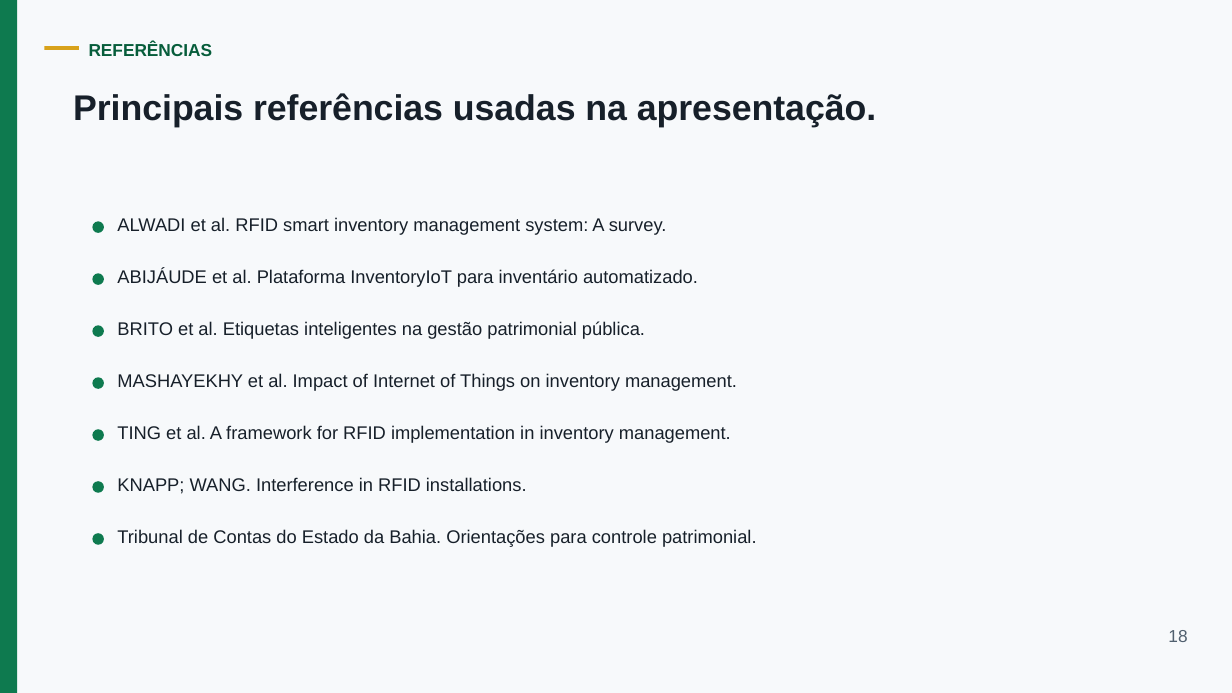
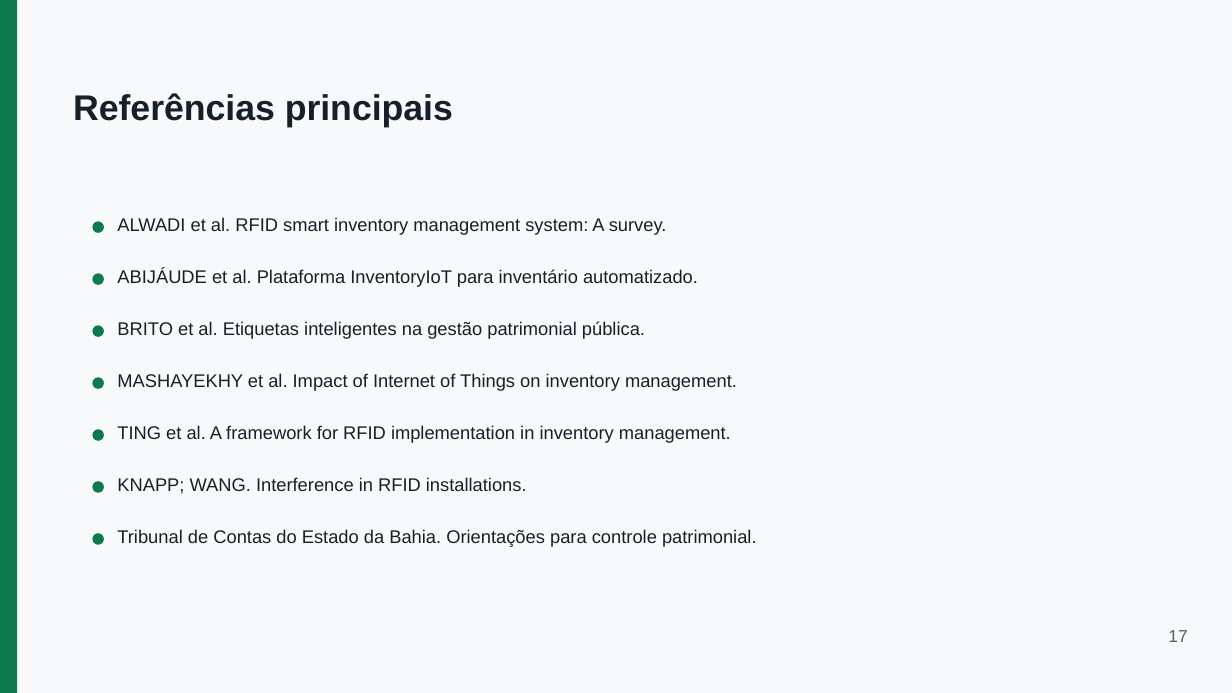
Before and after one commit to EzekLobo/InventoryRFID, a slide deck: slide 17 of docs/tcc/apresentacao-inventoryrfid-15min.pptx (slide 18 before the commit). Drawn at 1232x693 pixels with LibreOffice and Linux fonts; fonts in the diff are those of the drawing. Boxes give left, top, right and bottom in pixels: in the first picture for what was removed or moved away, otherwise in the second. Text is boxed around its words. In the diff, an @@ line names an element or a change of style, - is before the commit and + after.

```diff
--- a/docs/tcc/apresentacao-inventoryrfid-15min.pptx
+++ b/docs/tcc/apresentacao-inventoryrfid-15min.pptx
@@ rectangle removed at [44, 46, 79, 50] @@
@@ text removed at [89, 41, 213, 56] @@
-REFERÊNCIAS
@@ text at [73, 93, 453, 127]: text changed @@
-Principais referências usadas na apresentação.
+Referências principais
@@ text at [1168, 630, 1187, 642]: text changed @@
-18
+17
```
Also in this commit, not shown: 1 other slide changed, 15 slides added, 16 slides removed.
